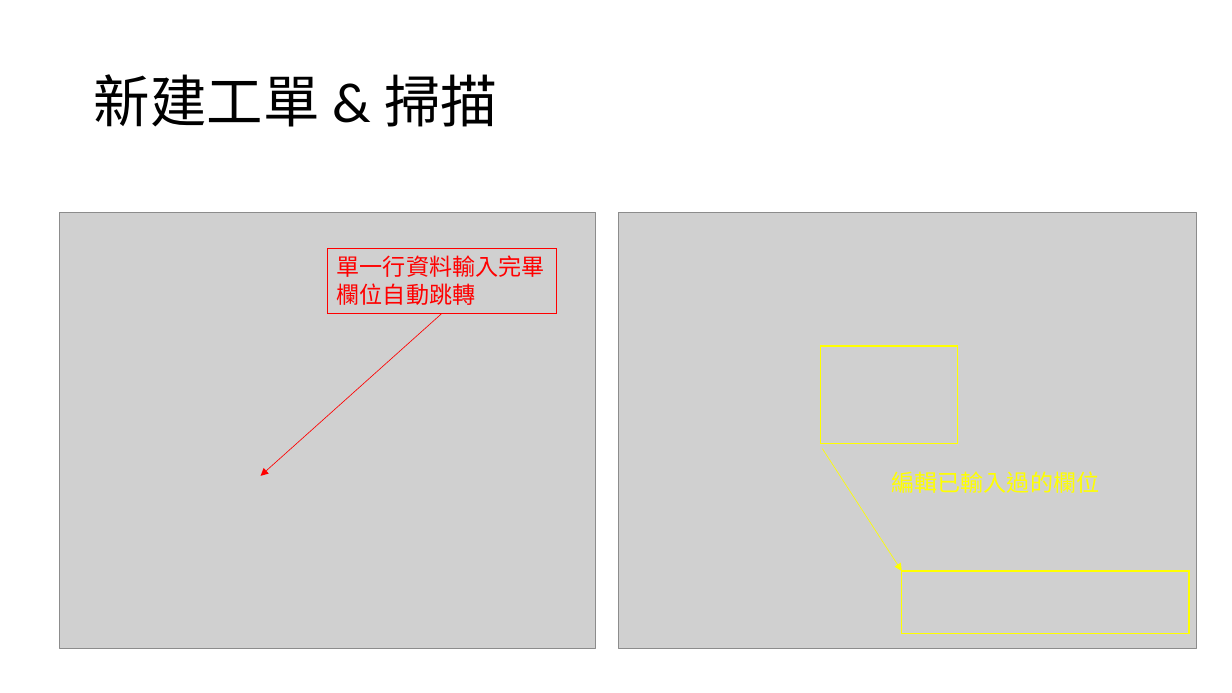
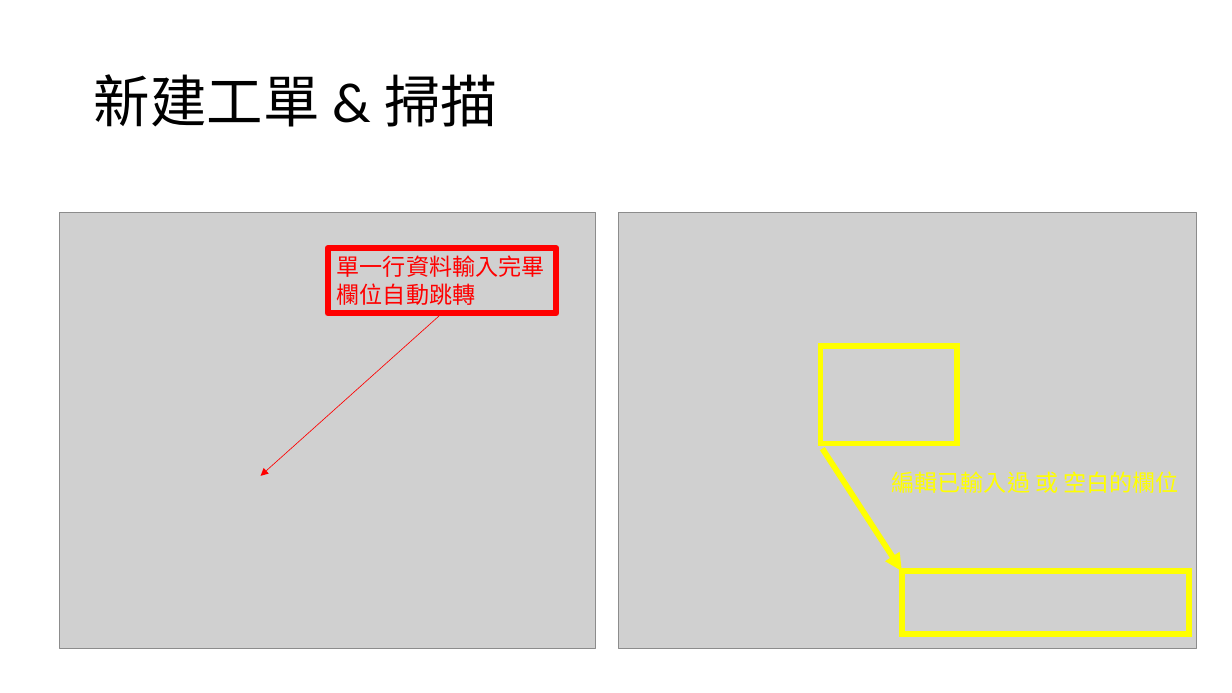
Before and after one commit to CrayHung/twoway-scanner, a slide deck: slide 9 of document/達運條碼機操作說明.pptx. Drawn at 1232x693 pixels with LibreOffice and Linux fonts; fonts in the diff are those of the drawing; grey boxes stand for pictures. Boxes give left, top, right and bottom in pixels: in the first picture for what was removed or moved away, otherwise in the second. Text is boxed around its words. In the diff, an @@ line names an element or a change of style, - is before the commit and + after.

```diff
--- a/document/達運條碼機操作說明.pptx
+++ b/document/達運條碼機操作說明.pptx
@@ rectangle "單一行資料輸入完畢" at <box>328,248,556,313</box>: outline #FF0000 0.75 pt to #FF0000 4.5 pt @@
@@ rectangle at <box>821,346,958,444</box>: outline #FFFF00 1 pt to #FFFF00 4.5 pt @@
@@ arrow (823, 449) - (902, 571): stroke #FFFF00 0.5 pt to #FFFF00 4.5 pt @@
@@ text at <box>892,471,1179,493</box>: text changed @@
-編輯已輸入過的欄位
+編輯已輸入過 或 空白的欄位
@@ rectangle at <box>902,571,1189,634</box>: outline #FFFF00 1 pt to #FFFF00 4.5 pt @@
```
Also in this commit, not shown: 10 other slides changed, 3 slides added, 12 other files.
